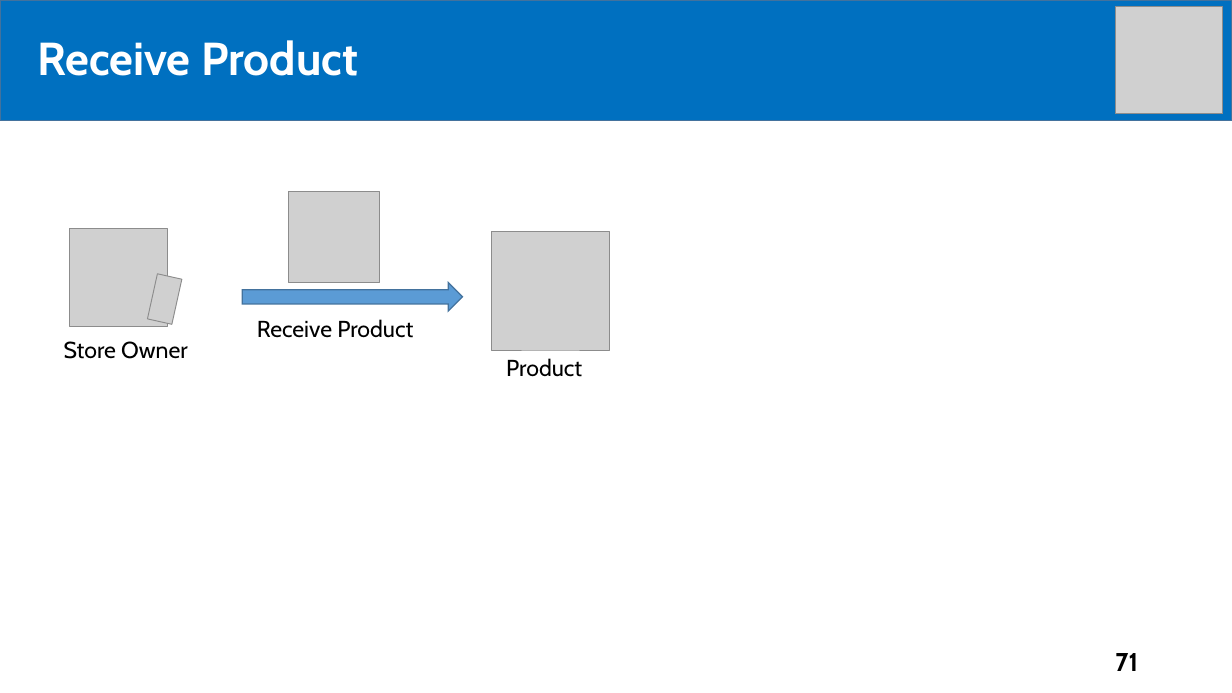
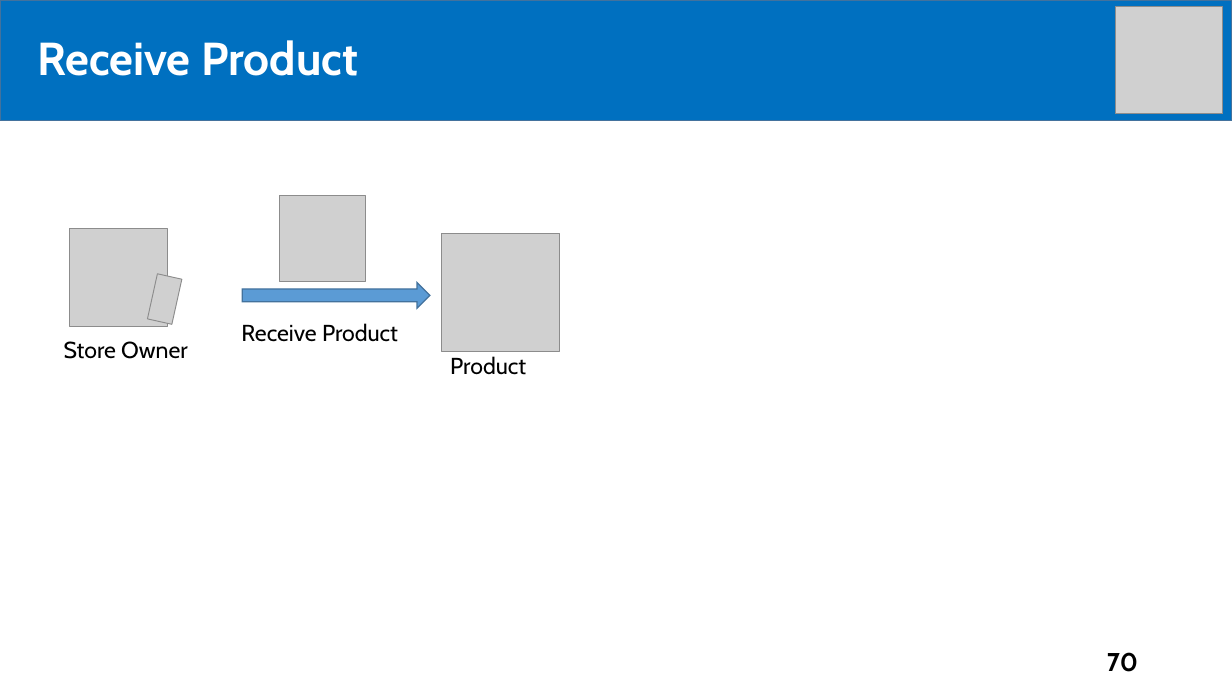
Before and after one commit to tiendan3108/CP, a slide deck: slide 70 of Source/Presentation/PreFinalPresentation.pptx (slide 71 before the commit). Drawn at 1232x693 pixels with LibreOffice and Linux fonts; fonts in the diff are those of the drawing; grey boxes stand for pictures. Boxes give left, top, right and bottom in pixels: in the first picture for what was removed or moved away, otherwise in the second. Text is boxed around its words. In the diff, an @@ line names an element or a change of style, - is before the commit and + after.

```diff
--- a/Source/Presentation/PreFinalPresentation.pptx
+++ b/Source/Presentation/PreFinalPresentation.pptx
@@ picture: place and size @@
-picture at bbox=[288, 191, 380, 283]
+picture at bbox=[279, 196, 365, 282]
@@ picture: place and size @@
-picture at bbox=[492, 232, 610, 350]
+picture at bbox=[442, 233, 560, 351]
@@ right arrow: place and size @@
-right arrow at bbox=[242, 283, 462, 311]
+right arrow at bbox=[242, 283, 430, 309]
@@ text "Receive Product": place and size @@
-text "Receive Product" at bbox=[257, 319, 413, 338]
+text "Receive Product" at bbox=[241, 323, 398, 342]
@@ text "Product": place and size @@
-text "Product" at bbox=[506, 358, 582, 377]
+text "Product" at bbox=[450, 356, 526, 375]
@@ page number at bbox=[1107, 652, 1138, 672]: text changed @@
-71
+70
```
Also in this commit, not shown: 6 other slides changed, 4 slides added.
